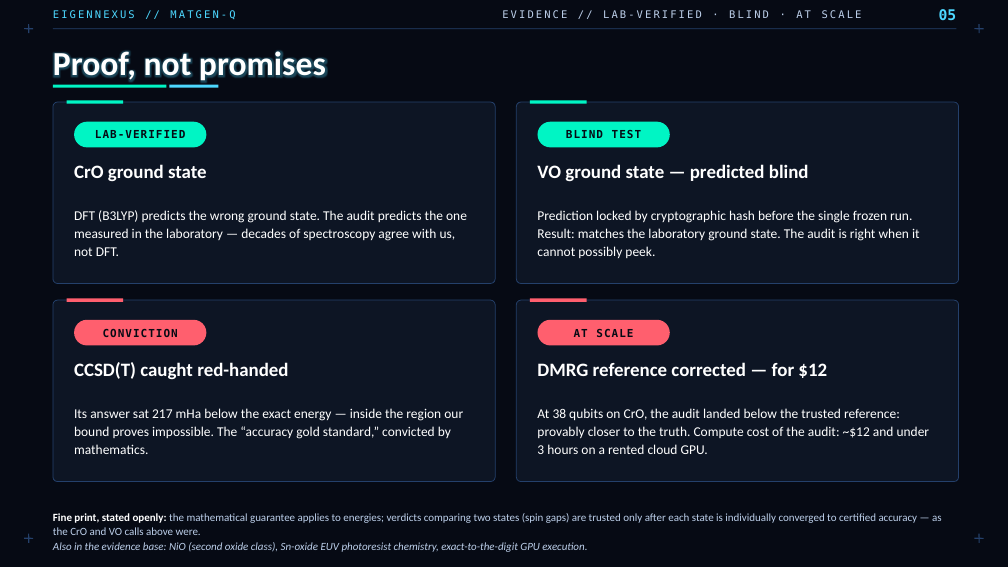
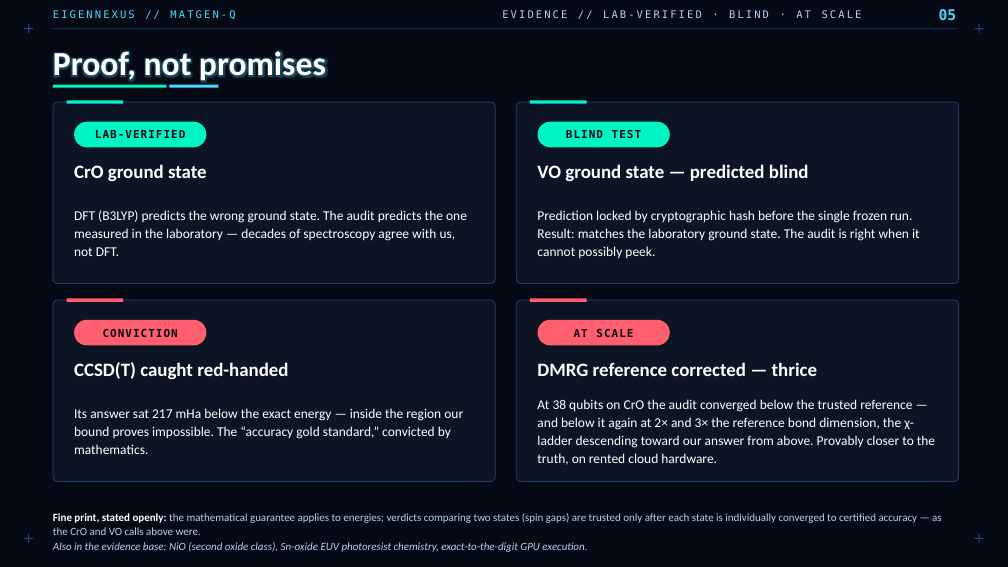
Before and after one commit to christianmetzl/potomac_advancedmaterials, a slide deck: slide 5 of docs/MATGENQ_Audit_CxO.pptx. Drawn at 1008x567 pixels with LibreOffice and Linux fonts; fonts in the diff are those of the drawing. Boxes give left, top, right and bottom in pixels: in the first picture for what was removed or moved away, otherwise in the second. Text is boxed around its words. In the diff, an @@ line names an element or a change of style, - is before the commit and + after.

```diff
--- a/docs/MATGENQ_Audit_CxO.pptx
+++ b/docs/MATGENQ_Audit_CxO.pptx
@@ text at [537, 362, 817, 376]: text changed @@
-DMRG reference corrected — for $12
+DMRG reference corrected — thrice
@@ text at [537, 399, 935, 465]: text changed @@
-At 38 qubits on CrO, the audit landed below the trusted reference: provably closer to the truth. Compute cost of the audit: ~$12 and under 3 hours on a rented cloud GPU.
+At 38 qubits on CrO the audit converged below the trusted reference — and below it again at 2× and 3× the reference bond dimension, the χ-ladder descending toward our answer from above. Provably closer to the truth, on rented cloud hardware.
```
Also in this commit, not shown: 2 other slides changed, 6 other files.
